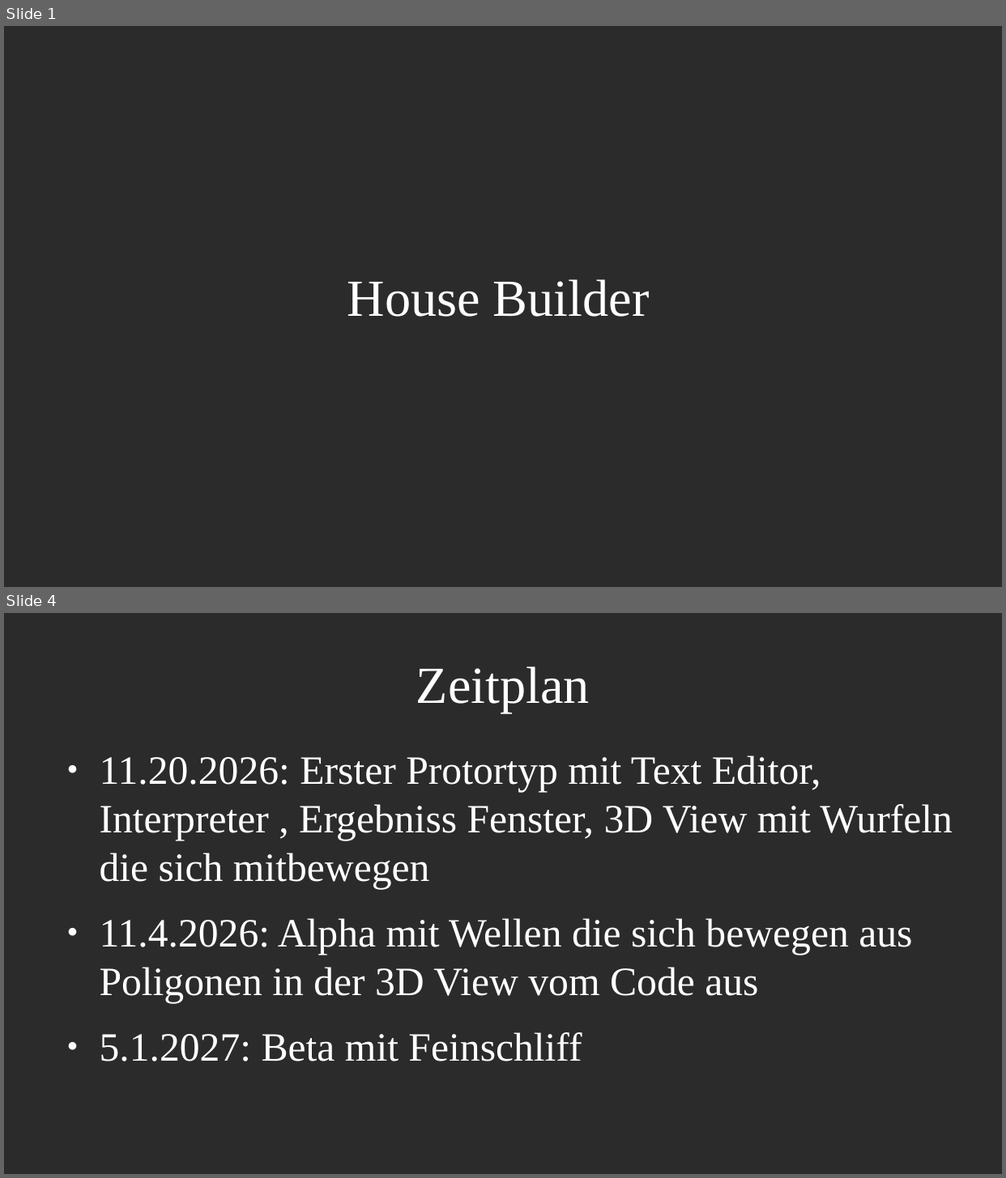
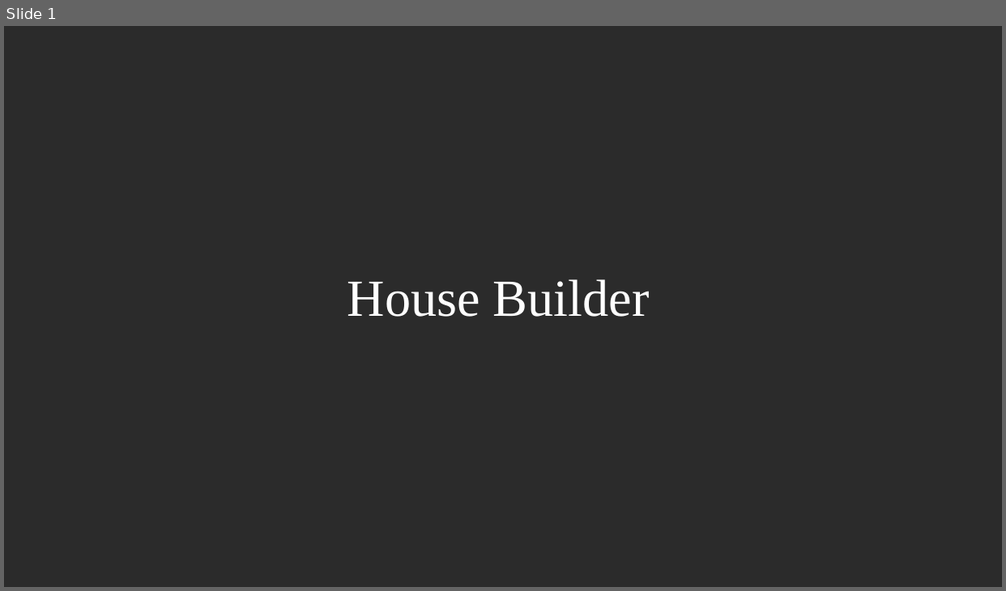
Before and after one commit to marexlife/Presentation, a slide deck: Builder.odp. Shown one above the other, each under a label of ours: slides 1 and 4 before the commit, slide 1 after it; the slides between them are not shown. The pictures are 1006x1178 and 1006x591 pixels, drawn with LibreOffice and Linux fonts; fonts in the diff are those of the drawing; background and template pictures are left out; a plain dark background stands for a picture behind light text. Boxes give left, top, right and bottom in pixels: in the first picture for what was removed or moved away, otherwise in the second. Text is boxed around its words. In the diff, an @@ line names an element or a change of style, - is before the commit and + after.

```diff
--- a/Builder.odp
+++ b/Builder.odp
@@ slide 4 removed at (4, 613, 1002, 1174), background picture (left out) @@
@@ title removed at (416, 666, 590, 713) @@
-Zeitplan
@@ text removed at (100, 756, 953, 1062) @@
-● 11.20.2026: Erster Protortyp mit Text Editor, Interpreter , Ergebniss Fenster, 3D View mit Wurfeln die sich mitbewegen
-● 11.4.2026: Alpha mit Wellen die sich bewegen aus Poligonen in der 3D View vom Code aus
-● 5.1.2027: Beta mit Feinschliff
```
Also in this commit, not shown: 2 slides changed, 1 slide added.
